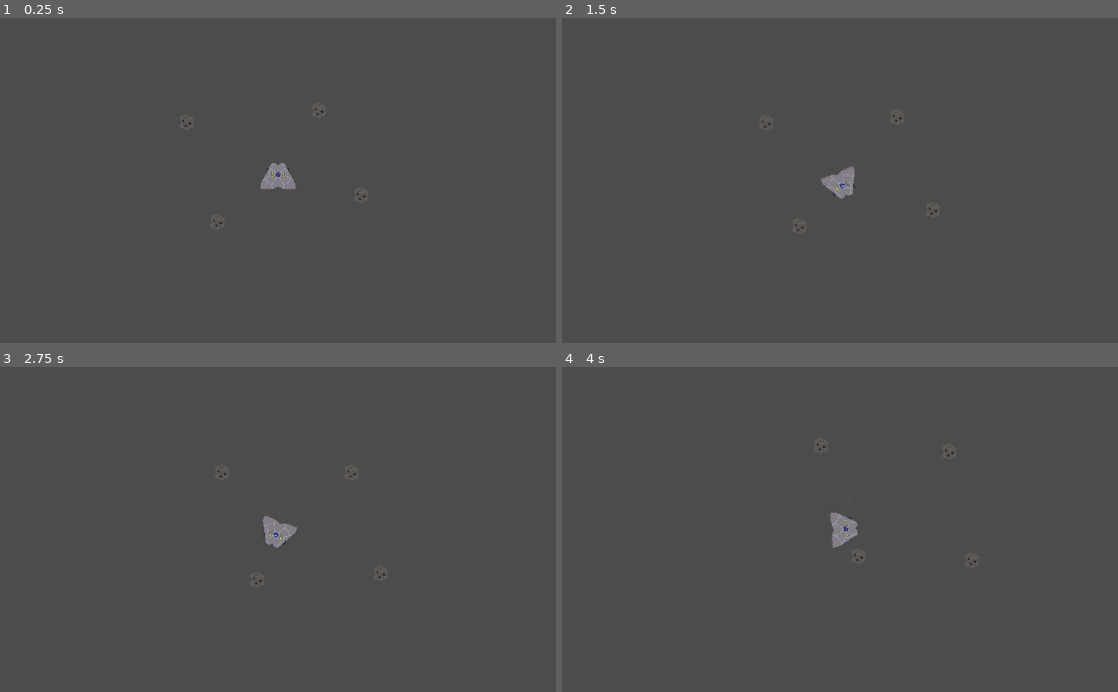
Above: before the commit, frames 1-4 (two rows, left to right).
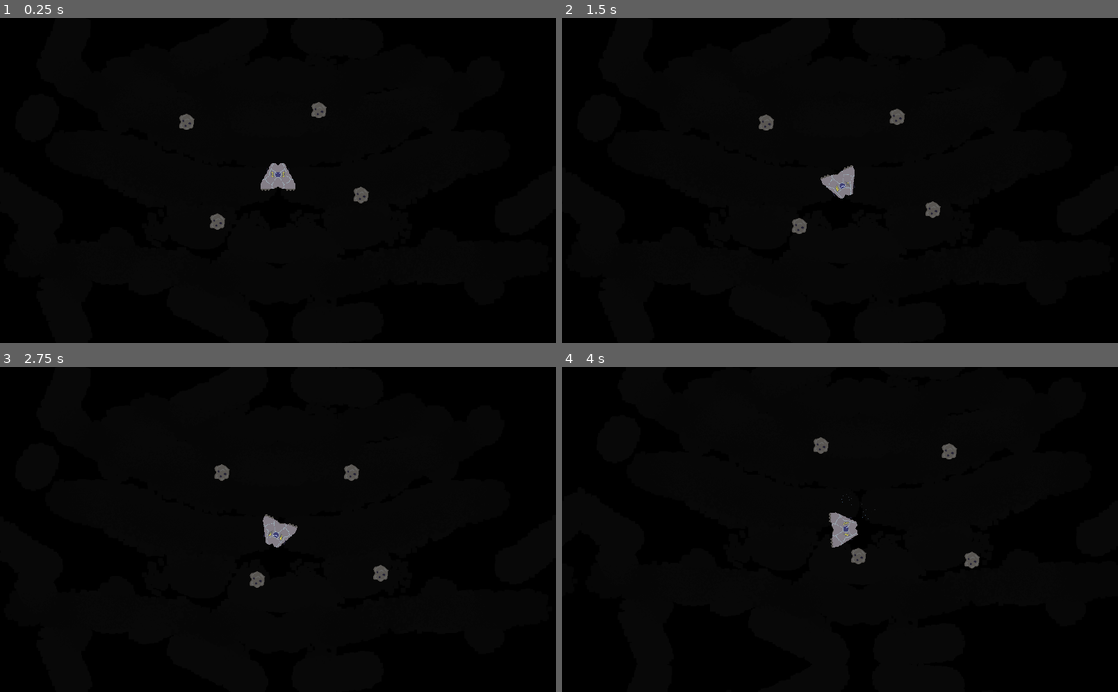
Above: after the commit, the same moments.

Repository: Scimon/godot-experiments
Game: Godot game, scene res://Game.tscn
Same seed, same stepped clock (60 frames per second), same inputs: the game is played once before the commit and once after it.
Inputs:
- Up to frame 1 (0.25 s): no input
- Up to frame 2 (1.5 s): hold Right (ui_right) 0.53-1.28 s; hold Left (ui_left) from 1.28 s (still down)
- Up to frame 3 (2.75 s): release Left (ui_left) at 2.03 s; hold Right (ui_right) from 2.03 s (still down)
- Up to frame 4 (4 s): release Right (ui_right) at 2.78 s; hold Up (ui_up) 2.78-3.53 s; hold Left (ui_left) from 3.53 s (still down)

The runs differ from the first frame. In frame 1, 99% of the frame differs, in the area x 0-100%, y 0-100%; in frame 2, 99%; in frame 3, 99%; in frame 4, 99%.

Commit message:
Background

Diff:
--- /dev/null
+++ b/Spaceship/Blur.tres
@@ -0,0 +1,22 @@
+[gd_resource type="ShaderMaterial" load_steps=2 format=2]
+
+[sub_resource type="Shader" id=4]
+code = "shader_type canvas_item;
+render_mode unshaded;
+
+uniform float blur_amount : hint_range(0, 20);
+uniform float alpha : hint_range(0,1);
+
+void fragment() {
+	vec3 col = textureLod(TEXTURE, UV, blur_amount).rgb;
+	float avg = (col.r + col.g + col.b) / 3.0;
+	col.rgb = vec3(avg);
+	COLOR = vec4(col,alpha);
+}
+"
+
+[resource]
+render_priority = 1
+shader = SubResource( 4 )
+shader_param/blur_amount = 0.0
+shader_param/alpha = 0.034
--- a/Spaceship/Game.tscn
+++ b/Spaceship/Game.tscn
@@ -1,8 +1,11 @@
-[gd_scene load_steps=7 format=2]
+[gd_scene load_steps=10 format=2]
 
 [ext_resource path="res://ship.png" type="Texture" id=1]
 [ext_resource path="res://PlayerShip.gd" type="Script" id=2]
 [ext_resource path="res://Asteroid.tscn" type="PackedScene" id=3]
+[ext_resource path="res://background-1.png" type="Texture" id=4]
+[ext_resource path="res://ParallaxBackground.gd" type="Script" id=5]
+[ext_resource path="res://Blur.tres" type="Material" id=6]
 
 [sub_resource type="Gradient" id=1]
 colors = PoolColorArray( 0, 0.406082, 0.886262, 1, 1, 1, 1, 0.0235294 )
@@ -63,3 +66,22 @@
 
 [node name="Asteroid4" parent="." instance=ExtResource( 3 )]
 position = Vector2( 580.581, 166.674 )
+
+[node name="ParallaxBackground" type="ParallaxBackground" parent="."]
+scroll_limit_begin = Vector2( 1024, 600 )
+scroll_ignore_camera_zoom = true
+script = ExtResource( 5 )
+
+[node name="ParallaxLayer" type="ParallaxLayer" parent="ParallaxBackground"]
+motion_mirroring = Vector2( 1024, 600 )
+
+[node name="Sprite2" type="Sprite" parent="ParallaxBackground/ParallaxLayer"]
+material = ExtResource( 6 )
+texture = ExtResource( 4 )
+centered = false
+
+[node name="Sprite" type="Sprite" parent="ParallaxBackground/ParallaxLayer"]
+visible = false
+position = Vector2( 0, 1 )
+texture = ExtResource( 4 )
+centered = false
--- /dev/null
+++ b/Spaceship/ParallaxBackground.gd
@@ -0,0 +1,7 @@
+extends ParallaxBackground
+
+onready var shipVelocity = get_node("/root/ShipVelocity")
+
+# Called every frame. 'delta' is the elapsed time since the previous frame.
+func _process(delta):
+	self.scroll_offset += shipVelocity.SHIP_VELOCITY * delta
--- a/Spaceship/PlayerShip.gd
+++ b/Spaceship/PlayerShip.gd
@@ -28,7 +28,6 @@
 		turning = TURN.NONE
 
 func _physics_process(delta):
-	var current_velocity = shipVelocity.SHIP_VELOCITY
 	var vel_change = Vector2.ZERO
 	var direction = Vector2.UP
 	if turning == TURN.LEFT:
--- a/Spaceship/project.godot
+++ b/Spaceship/project.godot
@@ -30,4 +30,7 @@
 
 [rendering]
 
+quality/intended_usage/framebuffer_allocation=0
+quality/intended_usage/framebuffer_allocation.mobile=0
+environment/default_clear_color=Color( 0, 0, 0, 1 )
 environment/default_environment="res://default_env.tres"
Binary file added: Spaceship/background-1.png
Not shown, added: Spaceship/background-1.png.import
